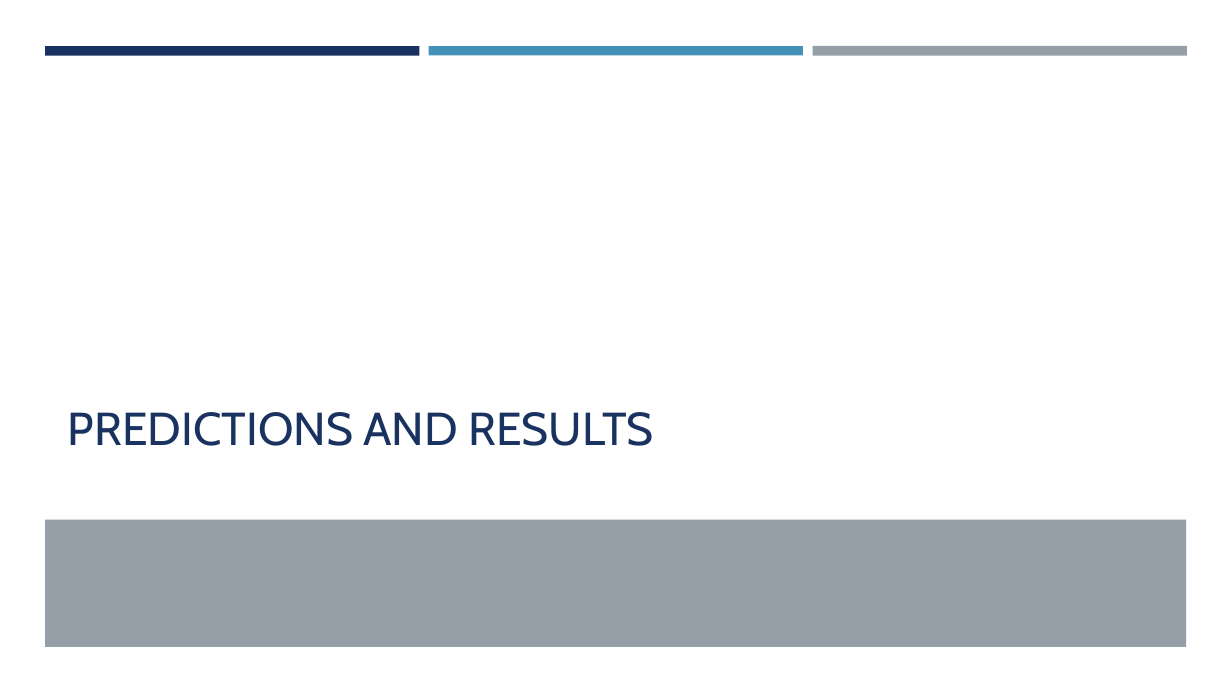
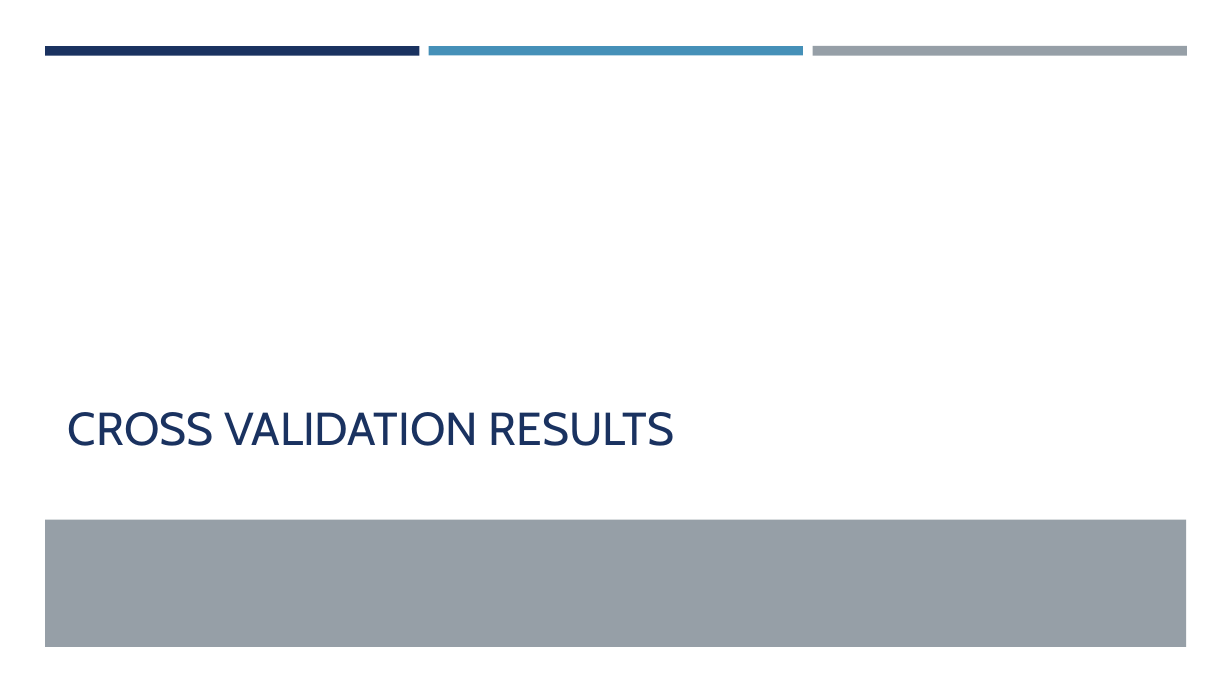
Before and after one commit to jainhsuya/msds.6306.case.study.2, a slide deck: slide 11 of Case Study 2.pptx. Drawn at 1232x693 pixels with LibreOffice and Linux fonts; fonts in the diff are those of the drawing. Boxes give left, top, right and bottom in pixels: in the first picture for what was removed or moved away, otherwise in the second. Text is boxed around its words. In the diff, an @@ line names an element or a change of style, - is before the commit and + after.

```diff
--- a/Case Study 2.pptx
+++ b/Case Study 2.pptx
@@ title at (x1=68, y1=412, x2=675, y2=446): text changed @@
-PREDICTIONS AND RESULTS
+CROSS VALIDATION RESULTS
```
Also in this commit, not shown: 7 other slides changed, 1 slide added, 1 slide removed.
